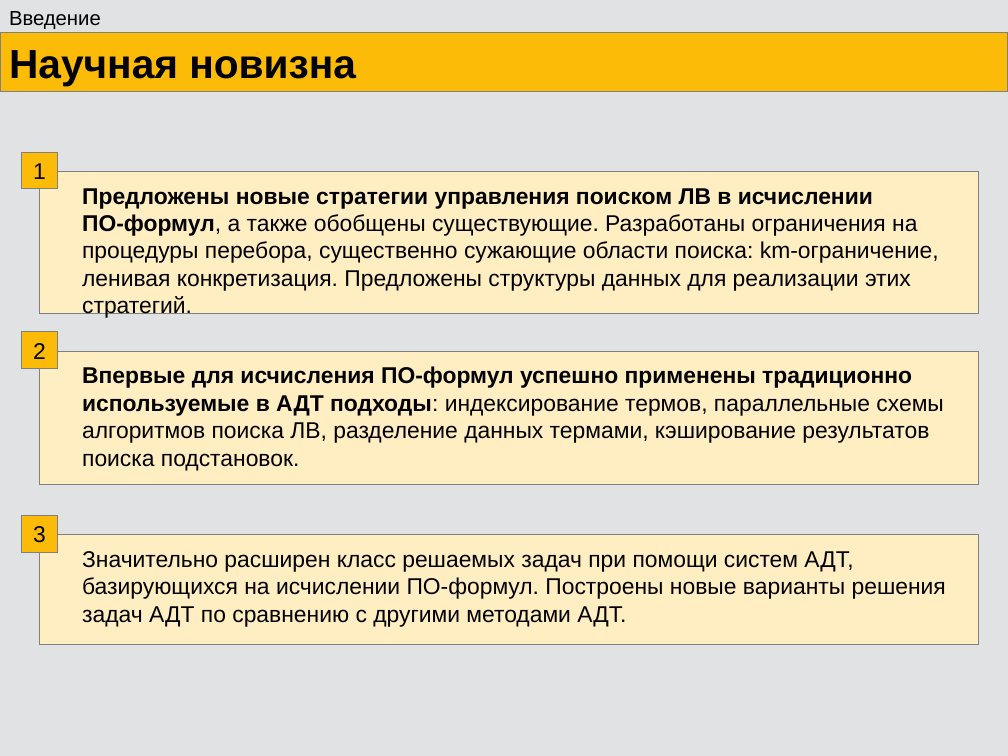
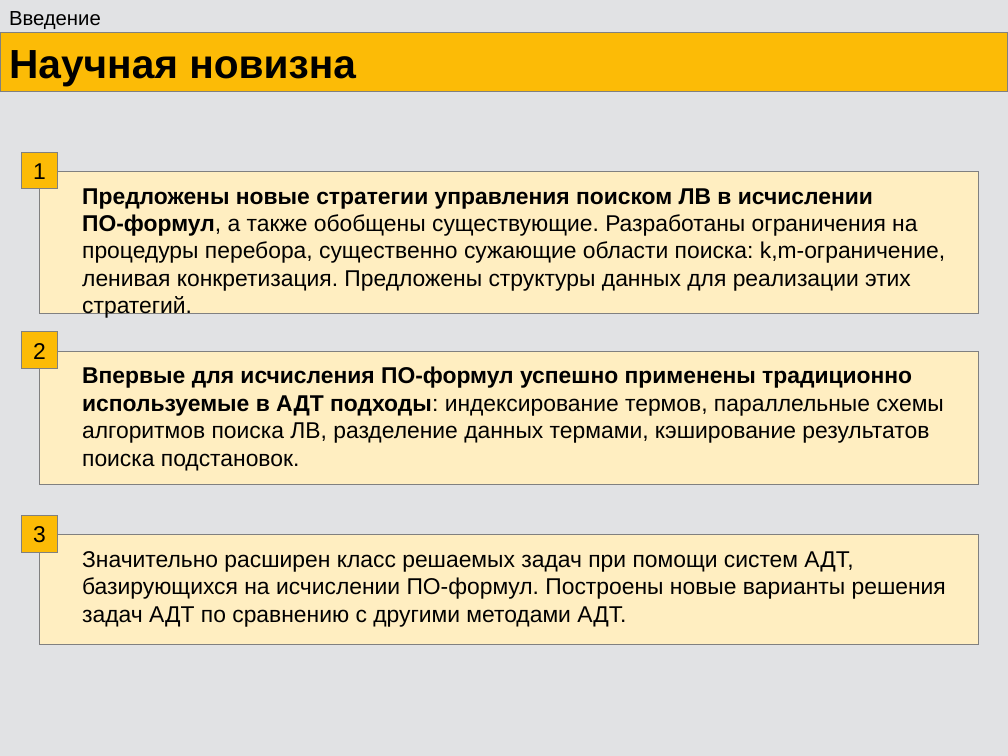
Before and after one commit to eugeneai/prisnif, a slide deck: slide 7 of brick/pres/pacman4.odp. Drawn at 1008x756 pixels with LibreOffice and Linux fonts; fonts in the diff are those of the drawing. Boxes give left, top, right and bottom in pixels: in the first picture for what was removed or moved away, otherwise in the second. Text is boxed around its words. In the diff, an @@ line names an element or a change of style, - is before the commit and + after.

```diff
--- a/brick/pres/pacman4.odp
+++ b/brick/pres/pacman4.odp
@@ text at (82,241,945,263): text changed @@
-процедуры перебора, существенно сужающие области поиска: km-ограничение,
+процедуры перебора, существенно сужающие области поиска: k,m-ограничение,
```
Also in this commit, not shown: 29 other slides changed.
